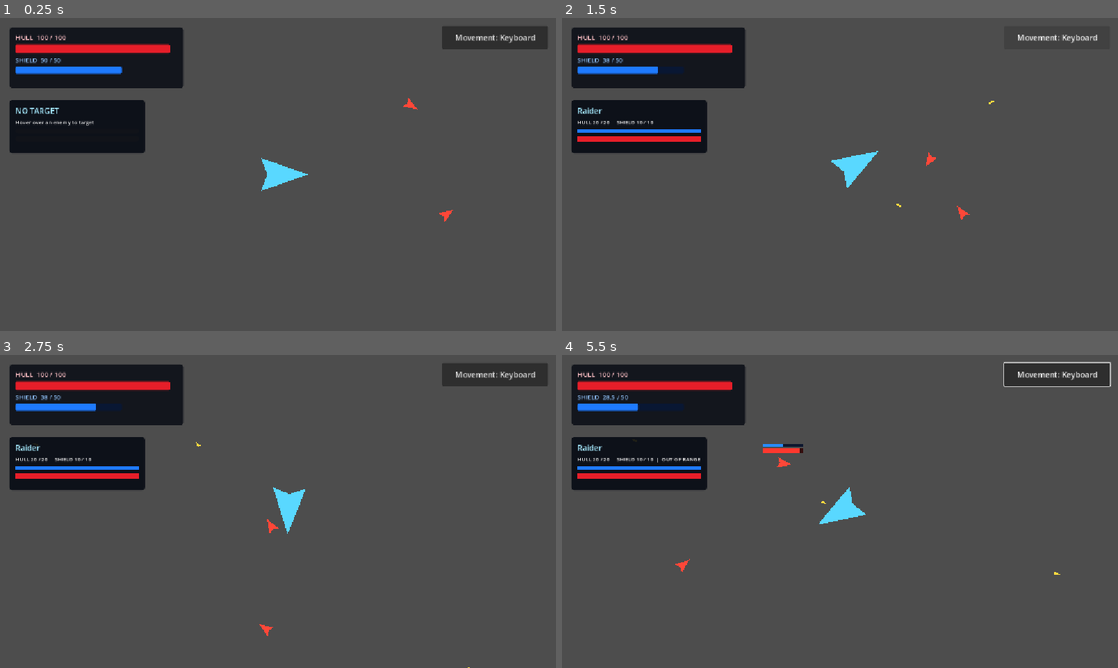
Above: before the commit, frames 1-4 (two rows, left to right).
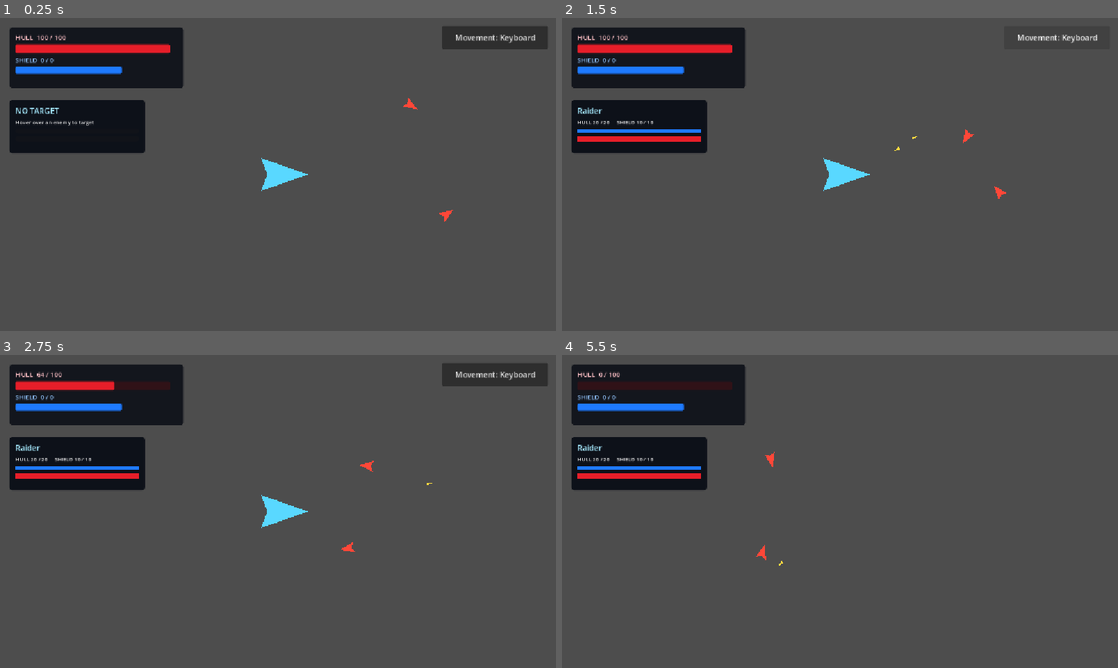
Above: after the commit, the same moments.

Repository: Bbran4/SpaceDelivery
Game: Godot game, scene res://scenes/tests/hud_test.tscn
Two runs of this game, one before a commit and one after it. Both use one fixed random seed, a clock stepped at 60 frames per second and the inputs below.
Inputs (mouse positions are in pixels of both pictures, inside the frame that each line leads up to):
- Up to frame 1 (0.25 s): no input
- Up to frame 2 (1.5 s): click "Movement: Keyboard" at 0.5 s; click "Movement: Mouse" at 1.25 s
- Up to frame 3 (2.75 s): move the mouse to (400, 495) at 2.02 s; hold D (right) from 2.03 s (still down); hold Tab from 2.03 s (still down); click (400, 495) at 2.17 s
- Up to frame 4 (5.5 s): release D (right) at 2.75 s; release Tab at 2.75 s; drag from (728, 527) to (595, 442) at 2.77 s; move the mouse to (895, 442) at 3.52 s; hold D (right) 3.53-4.25 s; hold Tab 3.53-4.25 s; drag from (812, 574) to (739, 489) at 4.27 s; move the mouse to (1006, 558) at 5.02 s; hold A (left) from 5.03 s (still down); hold Tab from 5.03 s (still down)

The runs differ from the first frame. In frame 1, less than 0.1% of the frame differs, in the area x 7-11%, y 12-15%; in frame 2, 0.8%; in frame 3, 1.2%; in frame 4, 3.5%, in the area x 2-99%, y 2-71%.
Error after the commit: Invalid access to property or key 'ship' on a base object of type 'previously freed'. (res://scripts/target_hud.gd:58)

Commit message:
Require equipped shield and engine modules

Diff:
--- a/scripts/ship.gd
+++ b/scripts/ship.gd
@@ -348,6 +348,25 @@
 		cargo_hold_capacity += module.cargo_capacity_bonus
 		salvage_hold_capacity += module.salvage_capacity_bonus
 	module_slot_count = module_slots.size()
+	# Player ships require installed systems: hull stats alone do not grant shields or propulsion.
+	if is_in_group("player_ship"):
+		var has_shield_module: bool = false
+		var has_engine_module: bool = false
+		for installed_module: ShipModule in module_slots:
+			if installed_module == null:
+				continue
+			if installed_module.category == ShipModule.Category.DEFENSE:
+				has_shield_module = true
+			elif installed_module.category == ShipModule.Category.ENGINE:
+				has_engine_module = true
+		if not has_shield_module:
+			max_shield = 0.0
+			shield_recharge_rate = 0.0
+			current_shield = 0.0
+		if not has_engine_module:
+			movement_speed = 0.0
+			acceleration = 0.0
+			turn_rate = 0.0
 	current_hull = minf(current_hull, max_hull)
 	current_shield = minf(current_shield, max_shield)
 	if is_inside_tree():
